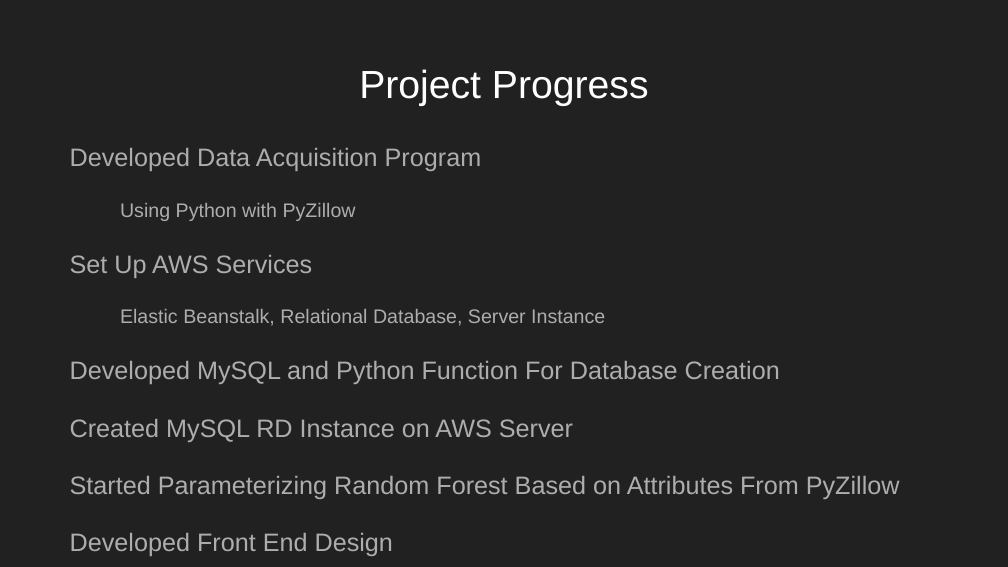
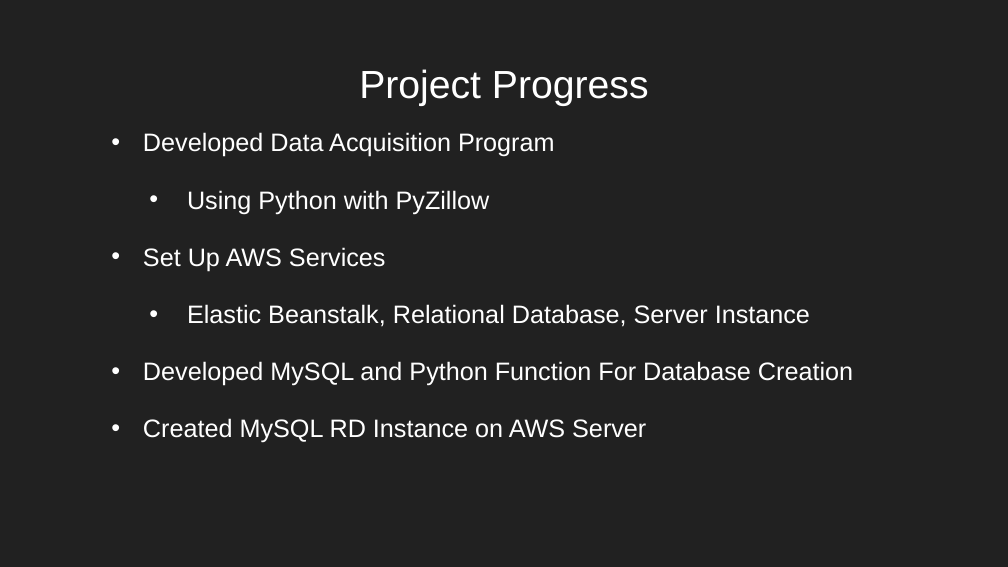
Before and after one commit to nreader72/NostraDomicile, a slide deck: slide 26 of docs/NostraDomicile.pptx. Drawn at 1008x567 pixels with LibreOffice and Linux fonts; fonts in the diff are those of the drawing; background and template pictures are left out. Boxes give left, top, right and bottom in pixels: in the first picture for what was removed or moved away, otherwise in the second. Text is boxed around its words. In the diff, an @@ line names an element or a change of style, - is before the commit and + after.

```diff
--- a/docs/NostraDomicile.pptx
+++ b/docs/NostraDomicile.pptx
@@ text "Developed Data Acquisition Program": place and size @@
-text "Developed Data Acquisition Program" at [70, 148, 900, 556]
+text "Developed Data Acquisition Program" at [143, 132, 853, 443]
@@ text "Developed Data Acquisition Program" at [143, 132, 853, 443]: text colour #ADADAD to #FFFFFF; size 14 to 18 pt in "Using Python with PyZillow", "Elastic Beanstalk, Relational Database, Server Instance"; bullet none to • @@
@@ text at [70, 476, 900, 556]: paragraphs removed @@
-Started Parameterizing Random Forest Based on Attributes From PyZillow
-Developed Front End Design
-Began Developing Front End
```
Also in this commit, not shown: 1 slide added.
